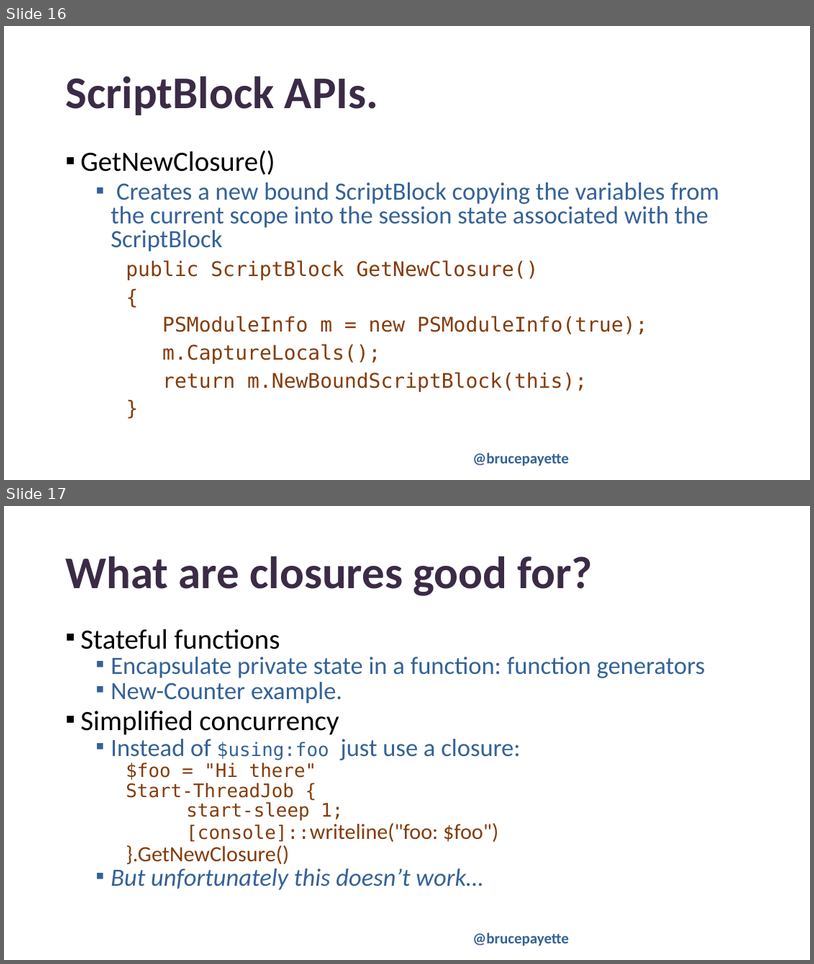
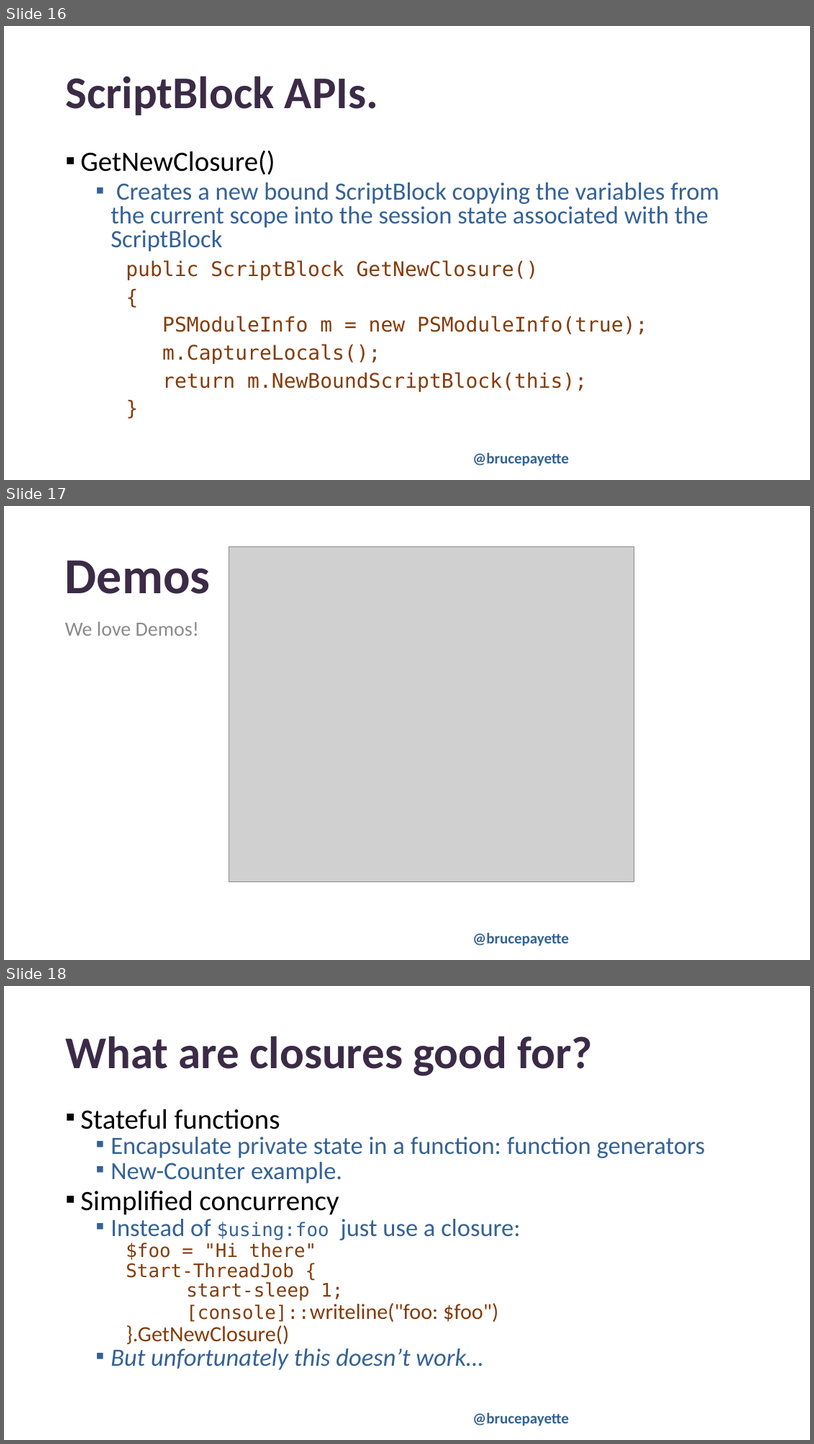
Before and after one commit to BrucePay/PSConfEU2024, a slide deck: payette_2024_closures.pptx. Shown one above the other, each under a label of ours: slides 16 and 17 before the commit, slides 16, 17 and 18 after it. The pictures are 814x964 and 814x1444 pixels, drawn with LibreOffice and Linux fonts; fonts in the diff are those of the drawing; grey boxes stand for pictures; background and template pictures are left out. Boxes give left, top, right and bottom in pixels: in the first picture for what was removed or moved away, otherwise in the second. Text is boxed around its words. In the diff, an @@ line names an element or a change of style, - is before the commit and + after.

```diff
--- a/payette_2024_closures.pptx
+++ b/payette_2024_closures.pptx
@@ slide 17 added at (4,506,810,960), background picture (left out); not listed: 1 template element that a slide beside it also shows @@
@@ picture added at (229,546,634,881) @@
@@ title added at (65,560,211,594), 60 pt, text #3B2B46, bold @@
+Demos
@@ text added at (65,621,199,636), 24 pt, text #8C8C8C @@
+We love Demos!
@@ what was slide 17 is now slide 18 @@
```
Also in this commit, not shown: 3 slides changed, 2 other slides added, 1 other file.
